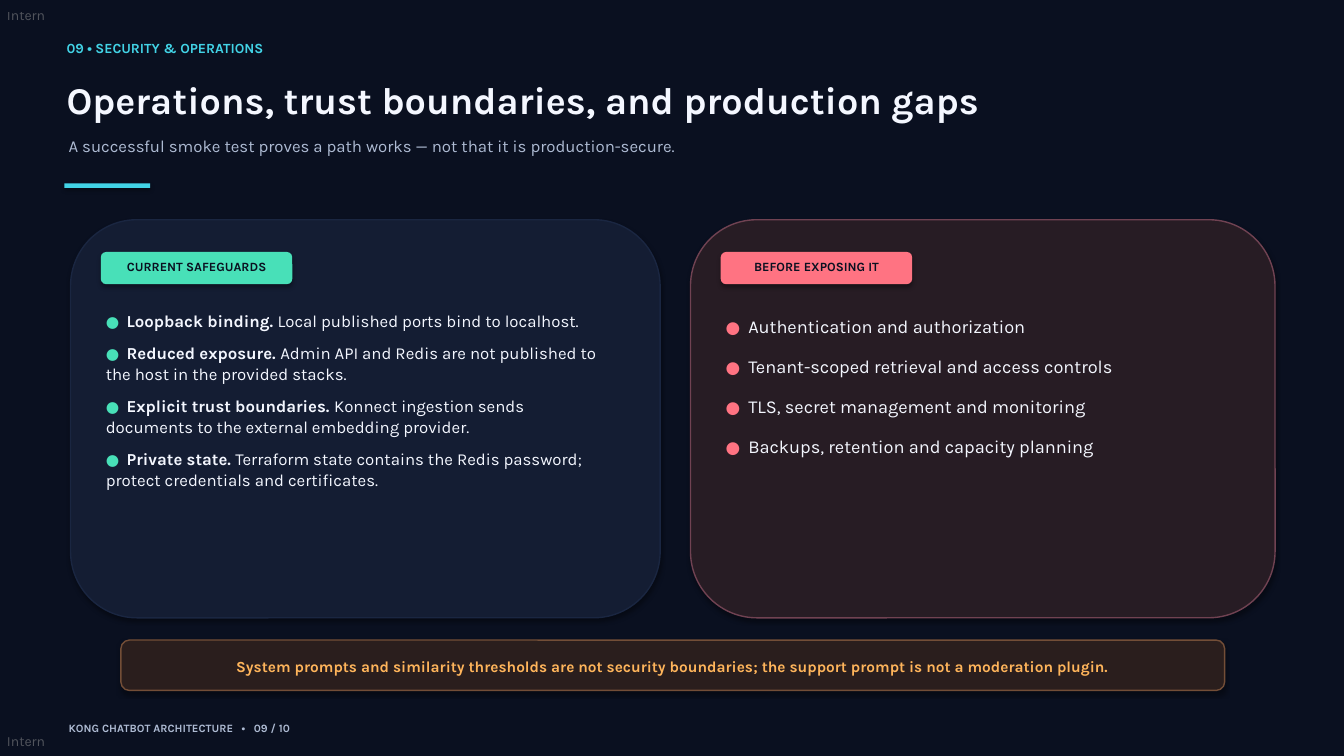
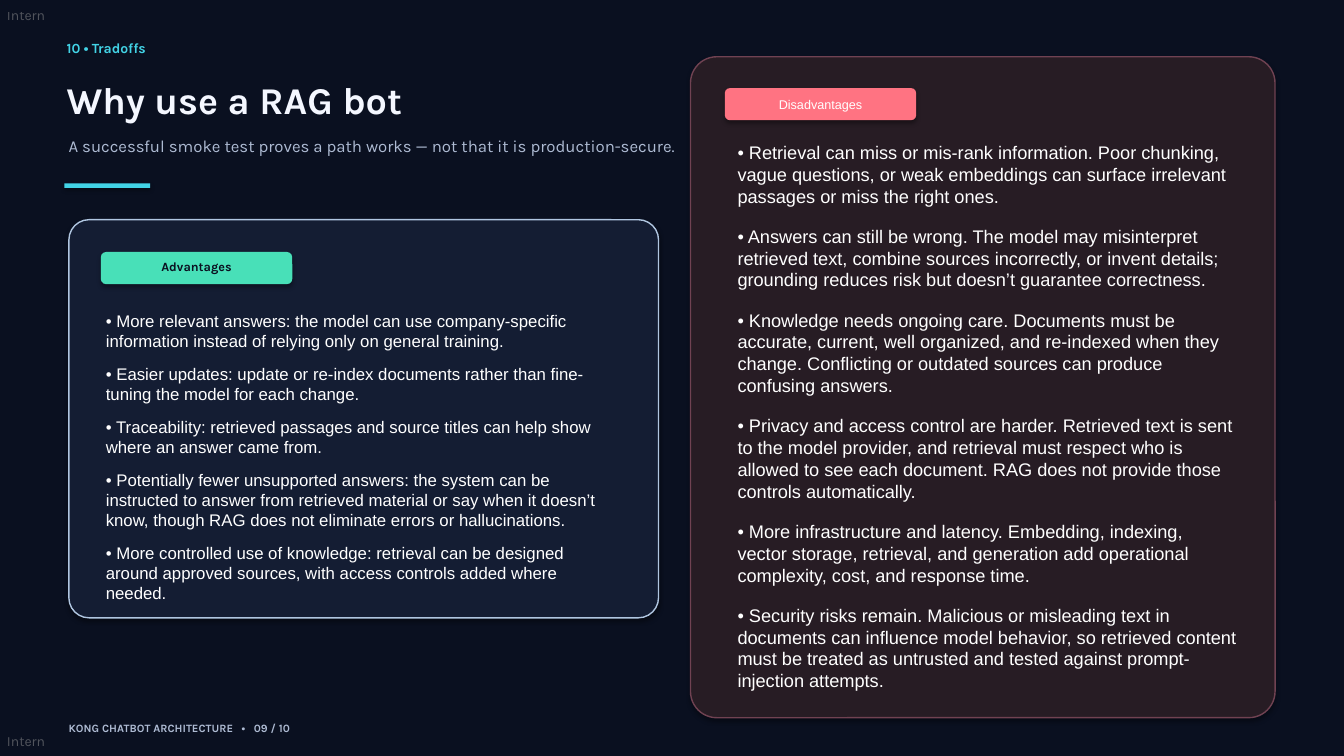
Before and after one commit to jesperancinha/kong-chatbot, a slide deck: slide 12 of kong_chatbot_architecture.pptx (slide 11 before the commit). Drawn at 1344x756 pixels with LibreOffice and Linux fonts; fonts in the diff are those of the drawing. Boxes give left, top, right and bottom in pixels: in the first picture for what was removed or moved away, otherwise in the second. Text is boxed around its words. In the diff, an @@ line names an element or a change of style, - is before the commit and + after.

```diff
--- a/kong_chatbot_architecture.pptx
+++ b/kong_chatbot_architecture.pptx
@@ text at [67,43,146,53]: text changed @@
-09 • SECURITY & OPERATIONS
+10 • Tradoffs
@@ rounded rectangle: place and size @@
-rounded rectangle at [691,220,1275,618]
+rounded rectangle at [691,56,1275,718]
@@ rounded rectangle at [691,56,1275,718]: proportions changed @@
@@ text at [67,88,403,123]: text changed @@
-Operations, trust boundaries, and production gaps
+Why use a RAG bot
@@ rounded rectangle: place and size @@
-rounded rectangle at [721,252,912,284]
+rounded rectangle at [725,88,917,120]
@@ text added at [779,100,862,112], 9 pt, text #FFFFFF @@
+Disadvantages
@@ text at [738,145,1237,691]: text changed; font Karla to Arial; text colour #F4F7FF to #FFFFFF @@
-● Authentication and authorization
-● Tenant-scoped retrieval and access controls
-● TLS, secret management and monitoring
-● Backups, retention and capacity planning
+• Retrieval can miss or mis-rank information. Poor chunking, vague questions, or weak embeddings can surface irrelevant passages or miss the right ones.
+• Answers can still be wrong. The model may misinterpret retrieved text, combine sources incorrectly, or invent details; grounding reduces risk but doesn’t guarantee correctness.
+• Knowledge needs ongoing care. Documents must be accurate, current, well organized, and re-indexed when they change. Conflicting or outdated sources can produce confusing answers.
+• Privacy and access control are harder. Retrieved text is sent to the model provider, and retrieval must respect who is allowed to see each document. RAG does not provide those controls automatically.
+• More infrastructure and latency. Embedding, indexing, vector storage, retrieval, and generation add operational complexity, cost, and response time.
+• Security risks remain. Malicious or misleading text in documents can influence model behavior, so retrieved content must be treated as untrusted and tested against prompt-injection attempts.
@@ rounded rectangle at [69,220,658,618]: outline #1A2641 1 pt to #B0C6E1 1 pt; proportions changed @@
@@ text at [161,262,231,274]: text changed @@
-CURRENT SAFEGUARDS
+Advantages
@@ text removed at [754,262,879,271] @@
-BEFORE EXPOSING IT
@@ text at [106,315,595,599]: text changed; font Karla to Arial; text colour #F4F7FF to #FFFFFF @@
-● Loopback binding. Local published ports bind to localhost.
-● Reduced exposure. Admin API and Redis are not published to the host in the provided stacks.
-● Explicit trust boundaries. Konnect ingestion sends documents to the external embedding provider.
-● Private state. Terraform state contains the Redis password; protect credentials and certificates.
+• More relevant answers: the model can use company-specific information instead of relying only on general training.
+• Easier updates: update or re-index documents rather than fine-tuning the model for each change.
+• Traceability: retrieved passages and source titles can help show where an answer came from.
+• Potentially fewer unsupported answers: the system can be instructed to answer from retrieved material or say when it doesn’t know, though RAG does not eliminate errors or hallucinations.
+• More controlled use of knowledge: retrieval can be designed around approved sources, with access controls added where needed.
@@ rounded rectangle removed at [121,640,1225,691] @@
@@ text removed at [236,661,1108,676] @@
-System prompts and similarity thresholds are not security boundaries; the support prompt is not a moderation plugin.
```
Also in this commit, not shown: 11 other slides changed, 1 other file.
